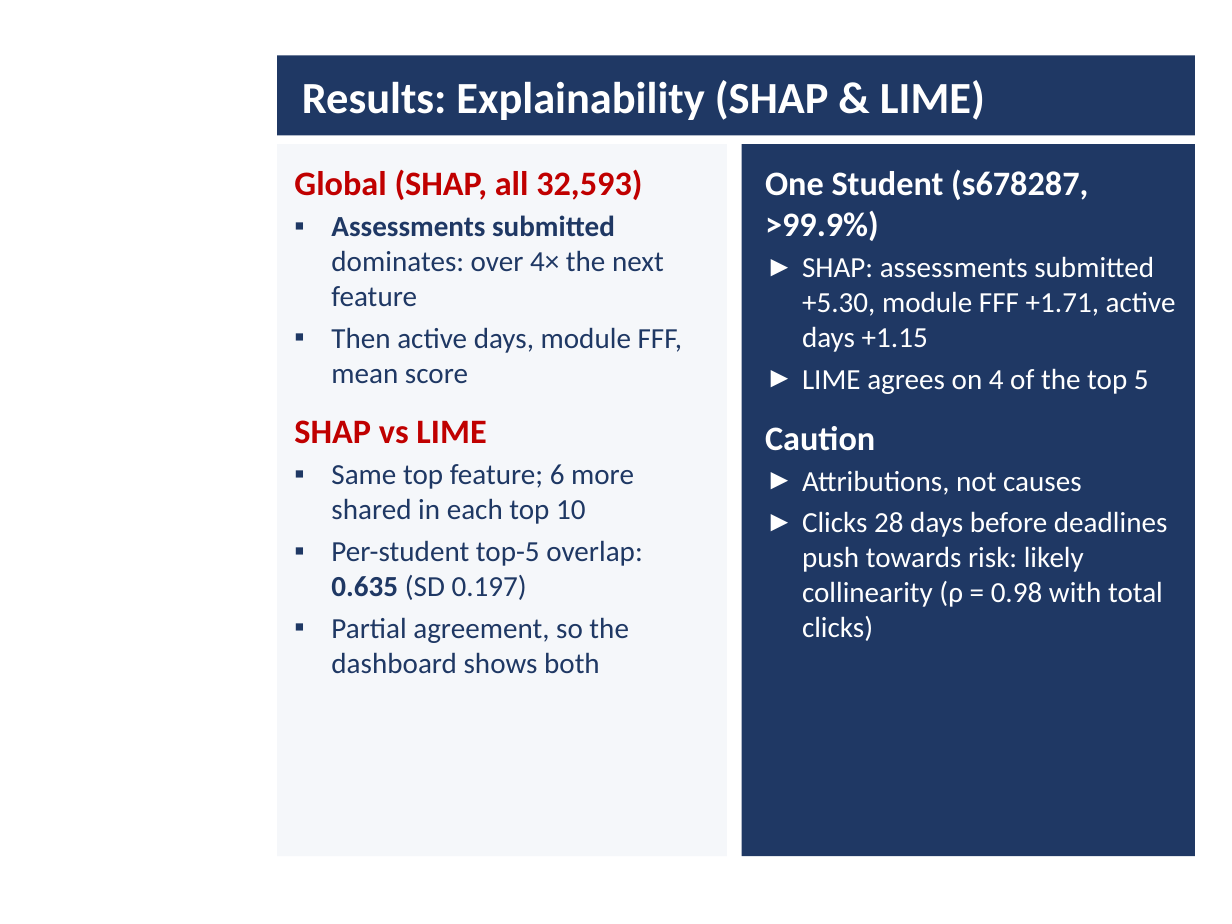
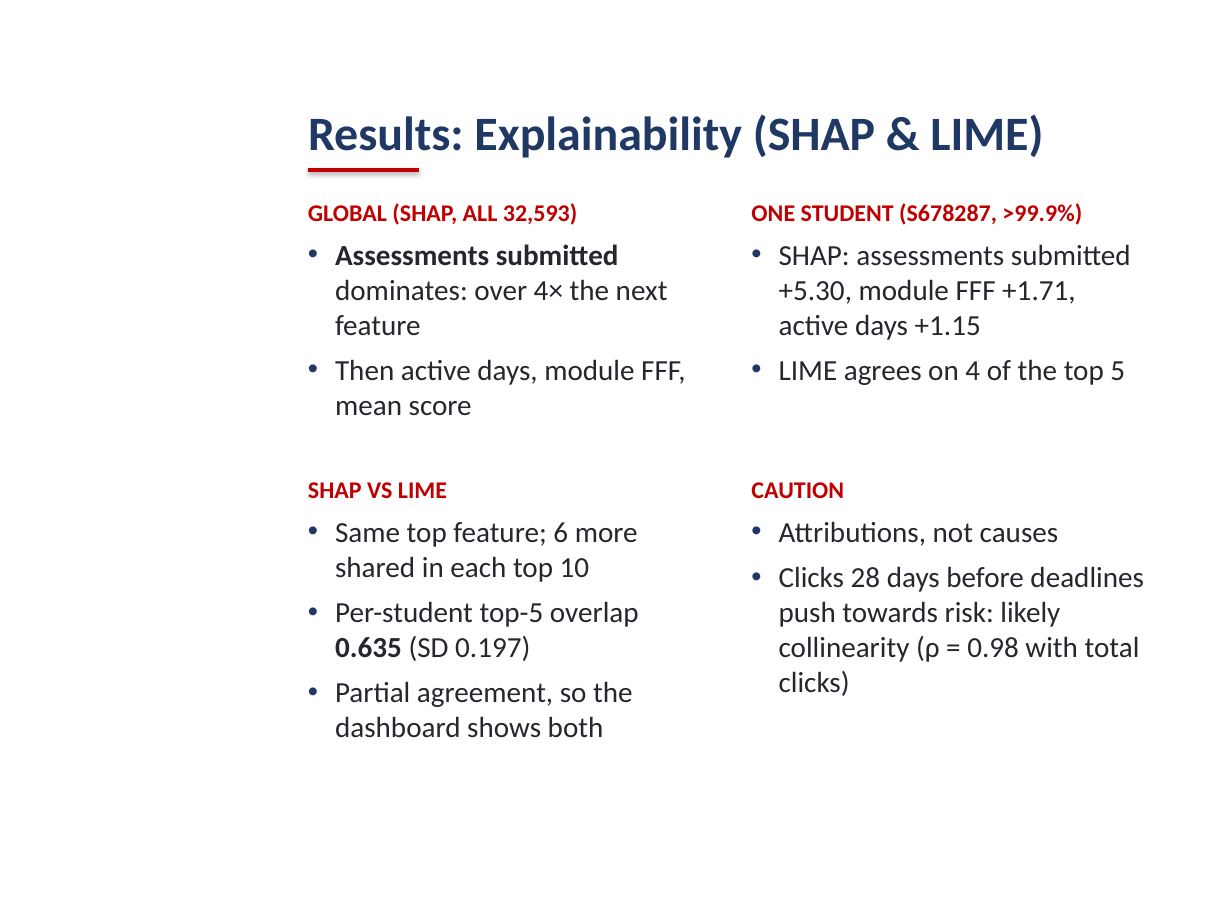
Before and after one commit to daniel-larry/python-run-result, a slide deck: slide 9 of Internal_Defense_Presentation.pptx. Drawn at 1232x924 pixels with LibreOffice and Linux fonts; fonts in the diff are those of the drawing; background and template pictures are left out. Boxes give left, top, right and bottom in pixels: in the first picture for what was removed or moved away, otherwise in the second. Text is boxed around its words. In the diff, an @@ line names an element or a change of style, - is before the commit and + after.

Commit message:
Defense deck: open layout without boxes, Calibri, Moodle screenshot

```diff
--- a/Internal_Defense_Presentation.pptx
+++ b/Internal_Defense_Presentation.pptx
@@ rectangle removed at bbox=[277, 55, 1195, 136] @@
@@ title "Results: Explainability (SHAP & LIME)": place and size @@
-title "Results: Explainability (SHAP & LIME)" at bbox=[302, 80, 985, 120]
+title "Results: Explainability (SHAP & LIME)" at bbox=[308, 114, 1043, 158]
@@ title "Results: Explainability (SHAP & LIME)" at bbox=[308, 114, 1043, 158]: size 26 to 28 pt, text colour #FFFFFF to #1F3864; vertical alignment middle to bottom @@
@@ rectangle removed at bbox=[277, 144, 727, 856] @@
@@ rectangle removed at bbox=[742, 144, 1195, 856] @@
@@ line added from (308, 170) to (419, 170), #C00000 2.25 pt @@
@@ text added at bbox=[308, 203, 685, 415], 17 pt, text #26262E @@
+GLOBAL (SHAP, ALL 32,593)
+• Assessments submitted dominates: over 4× the next feature
+• Then active days, module FFF, mean score
@@ text added at bbox=[751, 203, 1131, 385], 17 pt, text #26262E @@
+ONE STUDENT (S678287, >99.9%)
+• SHAP: assessments submitted +5.30, module FFF +1.71, active days +1.15
+• LIME agrees on 4 of the top 5
@@ text "SHAP VS LIME": place and size @@
-text "SHAP VS LIME" at bbox=[294, 169, 682, 674]
+text "SHAP VS LIME" at bbox=[308, 482, 639, 738]
@@ text "CAUTION": place and size @@
-text "CAUTION" at bbox=[765, 169, 1176, 641]
+text "CAUTION" at bbox=[751, 482, 1144, 696]
@@ text at bbox=[308, 482, 447, 498]: text changed; size 17 to 14 pt; text colour #1F3864 to #C00000; bold on @@
-Global (SHAP, all 32,593)
-▪ Assessments submitted dominates: over 4× the next feature
-▪ Then active days, module FFF, mean score
-SHAP vs LIME
+SHAP VS LIME
@@ text at bbox=[751, 482, 844, 498]: text changed; size 17 to 14 pt; text colour #FFFFFF to #C00000; bold on @@
-One Student (s678287, >99.9%)
-► SHAP: assessments submitted +5.30, module FFF +1.71, active days +1.15
-► LIME agrees on 4 of the top 5
-Caution
+CAUTION
@@ text at bbox=[335, 522, 638, 738]: text colour #1F3864 to #26262E in "Same top feature; 6 more shared in ...", "Partial agreement, so the dashboard shows both"; bullet ▪ to •; more space between paragraphs @@
@@ text at bbox=[779, 521, 1144, 696]: text colour #FFFFFF to #26262E; bullet ► to •; more space between paragraphs; bullet colour #FFFFFF to #1F3864 @@
@@ text at bbox=[335, 601, 639, 661]: text changed; text colour #1F3864 to #26262E @@
-▪ Per-student top-5 overlap: 0.635 (SD 0.197)
+• Per-student top-5 overlap 0.635 (SD 0.197)
```
Also in this commit, not shown: 11 other slides changed.
